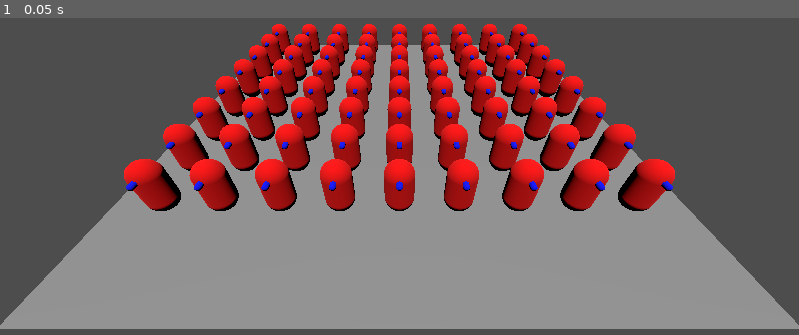
Above: before the commit, frame 1.
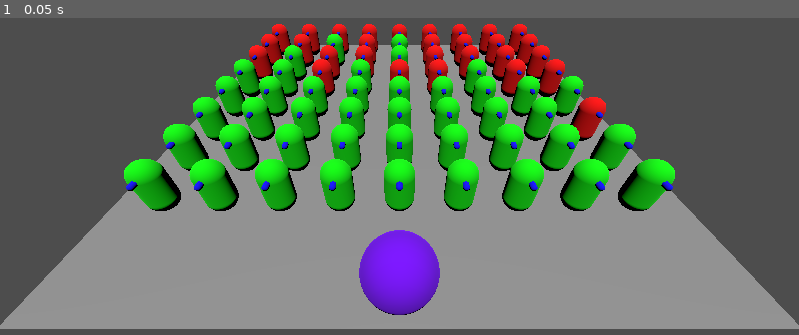
Above: after the commit, the same moment.

Repository: benwitte/Standing-Ovation-Problem
Game: Godot game, scene res://playgrounds/test_arena.tscn
The game is run twice, just before and just after one commit, with the same random seed, the same clock (stepped at 60 frames per second) and the same inputs. The project has no main scene, so this scene is started directly.
Inputs:
- Up to frame 1 (0.05 s): no input

The runs differ from the first frame. In frame 1, 17% of the frame differs, in the area x 15-85%, y 5-94%.

Commit message:
many updates with agent behavior - added proximity to performer as factor, added decay rate, moved several things to input scripts, and more.

Diff:
--- a/agent/agent_behavior.gd
+++ b/agent/agent_behavior.gd
@@ -8,11 +8,11 @@
 
 @onready var timer: Timer = $Timer
 
-@onready var neighbors_collision: CollisionShape3D = $neighbors/neighbors_collision
-@onready var neighbors_visual: MeshInstance3D = $neighbors/neighbors_collision/neighbors_visual
-
-@onready var fov_collision: CollisionPolygon3D = $fov/fov_collision
-@onready var fov_visual: MeshInstance3D = $fov/fov_collision/fov_visual
+#@onready var neighbors_collision: CollisionShape3D = $neighbors/neighbors_collision
+#@onready var neighbors_visual: MeshInstance3D = $neighbors/neighbors_collision/neighbors_visual
+#
+#@onready var fov_collision: CollisionPolygon3D = $fov/fov_collision
+#@onready var fov_visual: MeshInstance3D = $fov/fov_collision/fov_visual
 
 var agents_in_sight: Array = []
 
@@ -29,8 +29,9 @@
 # length of field of view of the CollisionPolygon3D
 var fov_distance: float = 12.0
 
-# maximum distance any agent in range can be
+# maximum distance any agent in funnel influence range
 var max_distance: float
+
 
 var neighbor_weight: float
 
@@ -58,8 +59,15 @@
 
 var changed_status: bool
 
+var decay_rate: float = .01
+
+var performance_with_decay: float
+
+var seconds_passed: float = 0
+
 func _ready() -> void:
 	neighbor_weight = randf_range(0.3, 0.7)
+
 
 
 	# set max distance - doing this manually, so will need to change if I change
@@ -67,10 +75,14 @@
 	# pythag theorum to get furthest distance
 	max_distance = sqrt(18**2 + 12**2)
 
+	performance_with_decay = agent_input.performance_rating
+
+
+
 	await get_tree().process_frame
 	which_agents_standing()
 	which_neighbors_standing()
-	print("standing? " + str(agent_input.is_standing))
+	#print("standing? " + str(agent_input.is_standing))
 
 	timer.start()
 
@@ -94,6 +106,8 @@
 #add_collision_exception_with(agent)
 
 
+
+
 func _on_fov_body_entered(body) -> void:
 	agents_in_sight.append(body)
 	pass # Replace with function body.
@@ -119,6 +133,7 @@
 	for i in agents_in_sight:
 		var temp: Dictionary = create_dict(i)
 		agents_array_of_dicts.append(temp)
+
 
 
 ## FUTURE TO DO:
@@ -157,44 +172,65 @@
 		i.is_standing = i.agent.agent_input.is_standing
 
 func _on_timer_timeout() -> void:
-	funnel_pressure = calc_funnel_pressure()
-	#print("funnel_pressure: " + str(funnel_pressure))
-	neighbor_pressure = calc_neighbor_pressure()
-	#print("neighbor_pressure: " + str(neighbor_pressure))
-	#print("neighbor_weight: " + str(neighbor_weight))
-	total_stand_pressure = funnel_pressure + neighbor_weight * neighbor_pressure
-	total_sit_pressure = 1 - total_stand_pressure
-	#print("total_stand_pressure: " + str(total_stand_pressure))
-	#print("total_sit_pressure: " + str(total_sit_pressure))
-	#print("pressure threshold: " + str(social_pressure_threshold))
-	update_standing(agents_array_of_dicts)
-	update_standing(neighbors_array_of_dicts)
-	update_agent_status()
-	#print("standing? " + str(agent_input.is_standing))
+	seconds_passed += 1.0
+	if performance_with_decay > 0:
+		performance_with_decay = decay(performance_with_decay, seconds_passed)
+		update_agent_status()
+
+
+		funnel_pressure = calc_funnel_pressure()
+		#print("funnel_pressure: " + str(funnel_pressure))
+		neighbor_pressure = calc_neighbor_pressure()
+		#print("neighbor_pressure: " + str(neighbor_pressure))
+		#print("neighbor_weight: " + str(neighbor_weight))
+		if agents_array_of_dicts.size() == 0:
+			total_stand_pressure = neighbor_weight * neighbor_pressure
+		else:
+			total_stand_pressure = funnel_pressure + neighbor_weight * neighbor_pressure
+
+		total_sit_pressure = 1 - total_stand_pressure
+		#print("total_stand_pressure: " + str(total_stand_pressure))
+		#print("total_sit_pressure: " + str(total_sit_pressure))
+		#print("pressure threshold: " + str(social_pressure_threshold))
+		update_standing(agents_array_of_dicts)
+		update_standing(neighbors_array_of_dicts)
+		#print("performance rating: " + str(performance_with_decay))
+	else:
+		agent_input.is_standing == false
+
+
+
+func decay(perf, n):
+	return perf - decay_rate * n
 
 # Function to update standing state based on pressures
 func update_state():
-	# Determine priorities with standard conditionals
-	var stand_priority: int = 0
-	var sit_priority: int = 0
-	var comparison: int = 0
-
-	if total_stand_pressure > social_pressure_threshold:
-		stand_priority = 1
-	if total_sit_pressure > social_pressure_threshold:
-		sit_priority = 1
-	if total_stand_pressure > total_sit_pressure:
-		comparison = 1
-
-	var match_array: Array = [stand_priority, sit_priority, comparison]
+	if performance_with_decay < 0:
+		return false
+	else:
+
+		# Determine priorities with standard conditionals
+		var stand_priority: int = 0
+		var sit_priority: int = 0
+		var comparison: int = 0
+		#var time_decay: int = 1
+
+		if total_stand_pressure > social_pressure_threshold:
+			stand_priority = 1
+		if total_sit_pressure > social_pressure_threshold:
+			sit_priority = 1
+		if total_stand_pressure > total_sit_pressure:
+			comparison = 1
+
+		var match_array: Array = [stand_priority, sit_priority, comparison]
 
 	# Determine the new state
-	match match_array:
-		[1, 0, _]: return true  # Only stand_pressure above threshold
-		[0, 1, _]: return false   # Only sit_pressure above threshold
-		[1, 1, 1]: return true   # Both above threshold, stand_pressure > sit_pressure
-		[1, 1, 0]: return false   # Both above threshold, sit_pressure > stand_pressure
-		_: return agent_input.is_standing  # No change if no conditions met
+		match match_array:
+			[1, 0, _]: return true  # Only stand_pressure above threshold
+			[0, 1, _]: return false   # Only sit_pressure above threshold
+			[1, 1, 1]: return true   # Both above threshold, stand_pressure > sit_pressure
+			[1, 1, 0]: return false   # Both above threshold, sit_pressure > stand_pressure
+			_: return agent_input.is_standing  # No change if no conditions met
 
 # if status unchanged, do nothing. If true, stand. If false, sit
 func update_agent_status():
--- a/agent/agent_input.gd
+++ b/agent/agent_input.gd
@@ -7,7 +7,7 @@
 
 var performance_rating: float
 
-var standing_threshold: float = .5
+var standing_threshold: float = .7
 
 var is_standing: bool = false
 
@@ -21,12 +21,37 @@
 
 var neighbor_pressure: float
 
+# maximum distance from performer.
+## Entered manually for now ##
+var max_performer_distance: float = 19.0
+
+# weight to adjust proximity from performer impact
+var proximity_weight: float
+
+var green: Material = preload("res://agent/green_mat.tres")
+var red: Material = preload("res://agent/red_mat.tres")
+
+
+func calc_performer_influence(performer_distance):
+	#var peformer_distance: float = distance_to_performer()
+	var proximity: float = 1.0 - performer_distance/max_performer_distance
+	return proximity * proximity_weight
+
+
+func distance_to_performer(obj, performer):
+	return obj.global_transform.origin.distance_to(performer.global_transform.origin)
+
+
+func calculate_proximity_weight():
+	proximity_weight = randf_range(0.5, 0.9)
+	#print("proximity weight: " + str(proximity_weight))
+
 func calculate_error():
 	error = randf_range(-.1, .1)
 	#print(error)
 
-func calculate_performance_rating():
-	performance_rating = performance_quality + error
+func calculate_performance_rating(performer_influence):
+	performance_rating = performance_quality + error + performer_influence
 	#print(performance_rating)
 
 func agent_response():
@@ -37,4 +62,12 @@
 func calculate_neighbor_pressure():
 	neighbor_weight = randf_range(.01, .2)
 
+func set_color(mesh):
+	if is_standing == true:
+		mesh.set_surface_override_material(0, green)
+	else:
+		mesh.set_surface_override_material(0, red)
+
+
+
 #func calculate
--- a/agent/agents_behavior.gd
+++ /dev/null
@@ -1,70 +0,0 @@
-extends Node
-class_name SocialInput
-
-@onready var agents: SocialInput = $"."
-
-@onready var row_0: Node = $row_0
-@onready var row_1: Node = $row_1
-@onready var row_2: Node = $row_2
-@onready var row_3: Node = $row_3
-@onready var row_4: Node = $row_4
-@onready var row_5: Node = $row_5
-
-
-#var row_weight: Array = []
-
-# A nested array of true/false checking who is currently standing in every row
-var agents_standing: Array = []
-
-# An array of true/false checking who is currently standing in a row
-var row_is_standing: Array = []
-
-# A nested array of 0/.5/1 checking whose neighbors are currently standing in every row
-var row_neighbor_pressure: Array = []
-
-# An array of 0/.5/1 checking whose neighbors are currently standing in a row
-var agents_neighbor_pressure: Array = []
-
-# Called when the node enters the scene tree for the first time.
-func _ready() -> void:
-	which_agents_standing()
-	#print(agents_standing)
-	calc_agents_neighbor_pressure()
-	print(agents_neighbor_pressure)
-	pass # Replace with function body.
-
-
-# Called every frame. 'delta' is the elapsed time since the previous frame.
-func _process(_delta: float) -> void:
-	pass
-
-
-func which_agents_standing():
-	for i in agents.get_children():
-		for j in i.get_children():
-	#		"<StandardMaterial3D#-9223372008618719984>" is identifier for green
-			if str(j.get_child(0).get_active_material(0)) == "<StandardMaterial3D#-9223372008618719984>":
-				row_is_standing.append(1.0)
-
-			else:
-				row_is_standing.append(.0)
-
-			#print(i.get_child(0).get_active_material(0))
-		agents_standing.append(row_is_standing)
-		row_is_standing = []
-
-func calc_agents_neighbor_pressure():
-	for i in agents_standing:
-		for j in i.size():
-			if j == 0:
-				row_neighbor_pressure.append(i[j+1]/2)
-			elif j == 8:
-				row_neighbor_pressure.append(i[j-1]/2)
-			else:
-				row_neighbor_pressure.append((i[j+1] + i[j-1])/2)
-		agents_neighbor_pressure.append(row_neighbor_pressure)
-		row_neighbor_pressure = []
-
-#calculates social pressure from field of view
-func calc_funnel_pressure():
-	pass
--- a/agent/get_input.gd
+++ b/agent/get_input.gd
@@ -1,22 +1,37 @@
 extends Node
 class_name GetInput
+
+@onready var mesh: MeshInstance3D = $"../MeshInstance3D"
+
 
 func _ready() -> void:
 	randomize()
 	pass
 
-#func initial_input() -> AgentInput:
-	#var new_input = AgentInput.new()
-	#new_input.error = randf_range(-.1, .1)
-	#print(new_input.error)
-	#new_input.calculate_performance_rating()
-	#new_input.agent_response()
+
+
 
 func gather_input() -> AgentInput:
 	var new_input = AgentInput.new()
 
+	var performer = get_tree().get_first_node_in_group("Performer")
+
+
+	new_input.calculate_proximity_weight()
+
+	var performer_distance = new_input.distance_to_performer(self.get_parent(), performer)
+	var performer_influence = new_input.calc_performer_influence(performer_distance)
+
 	new_input.calculate_error()
-	new_input.calculate_performance_rating()
+	new_input.calculate_performance_rating(performer_influence)
 	new_input.agent_response()
+	new_input.set_color(mesh)
+	print("performer influence: " + str(performer_influence))
+	print("rating: " + str(new_input.performance_rating))
+	print("standing? " + str(new_input.is_standing))
+
+#var activacte_decay = func decay():
+	#new_input.performance_rating -= new_input.decay_rate
+
 
 	return new_input
--- a/agent/simple_agent_behavior.gd
+++ b/agent/simple_agent_behavior.gd
@@ -4,7 +4,7 @@
 
 var error: float
 
-var performance_quality: float = .5
+var performance_quality: float = .7
 
 var performance_rating: float
 
--- a/playgrounds/performer.tscn
+++ b/playgrounds/performer.tscn
@@ -1,3 +1,23 @@
-[gd_scene format=3 uid="uid://danip1arldpqh"]
+[gd_scene load_steps=4 format=3 uid="uid://danip1arldpqh"]
 
-[node name="performer" type="CharacterBody3D"]
+[sub_resource type="SphereShape3D" id="SphereShape3D_jexpj"]
+radius = 1.0
+
+[sub_resource type="StandardMaterial3D" id="StandardMaterial3D_khi60"]
+albedo_color = Color(0.483334, 0, 1, 1)
+
+[sub_resource type="SphereMesh" id="SphereMesh_2egnq"]
+material = SubResource("StandardMaterial3D_khi60")
+radius = 1.0
+height = 2.0
+
+[node name="performer" type="CharacterBody3D" groups=["Performer"]]
+transform = Transform3D(1, 0, 0, 0, 1, 0, 0, 0, 1, 0, 1, 0)
+collision_layer = 2
+collision_mask = 2
+
+[node name="CollisionShape3D" type="CollisionShape3D" parent="."]
+shape = SubResource("SphereShape3D_jexpj")
+
+[node name="MeshInstance3D" type="MeshInstance3D" parent="."]
+mesh = SubResource("SphereMesh_2egnq")
--- a/playgrounds/test_arena.tscn
+++ b/playgrounds/test_arena.tscn
@@ -1,7 +1,8 @@
-[gd_scene load_steps=6 format=3 uid="uid://cupfevlwjgrje"]
+[gd_scene load_steps=7 format=3 uid="uid://cupfevlwjgrje"]
 
 [ext_resource type="Script" path="res://playgrounds/test_arena.gd" id="1_clyts"]
 [ext_resource type="PackedScene" uid="uid://dhtsl7i5lnxar" path="res://agent/agent.tscn" id="2_0vi3s"]
+[ext_resource type="PackedScene" uid="uid://danip1arldpqh" path="res://playgrounds/performer.tscn" id="3_fe8hr"]
 
 [sub_resource type="PhysicsMaterial" id="PhysicsMaterial_bfqdb"]
 
@@ -248,3 +249,8 @@
 
 [node name="agent71" parent="." instance=ExtResource("2_0vi3s")]
 transform = Transform3D(1, 0, 0, 0, 1, 0, 0, 0, 1, 8, 1, -8)
+
+[node name="agent" parent="." instance=ExtResource("2_0vi3s")]
+
+[node name="performer" parent="." instance=ExtResource("3_fe8hr")]
+transform = Transform3D(1, 0, 0, 0, 1, 0, 0, 0, 1, 0, 1, 9)
--- a/project.godot
+++ b/project.godot
@@ -13,3 +13,7 @@
 config/name="Standing Ovation Problem"
 config/features=PackedStringArray("4.3", "Forward Plus")
 config/icon="res://icon.svg"
+
+[global_group]
+
+Performer="I am the performer!"
